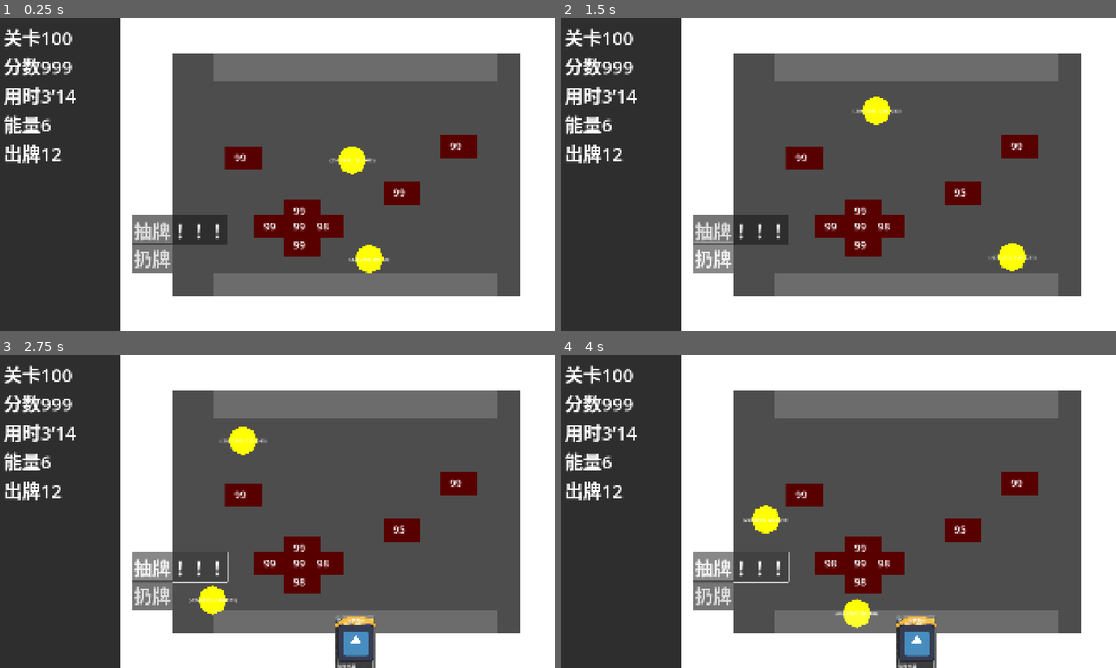
Above: before the commit, frames 1-4 (two rows, left to right).
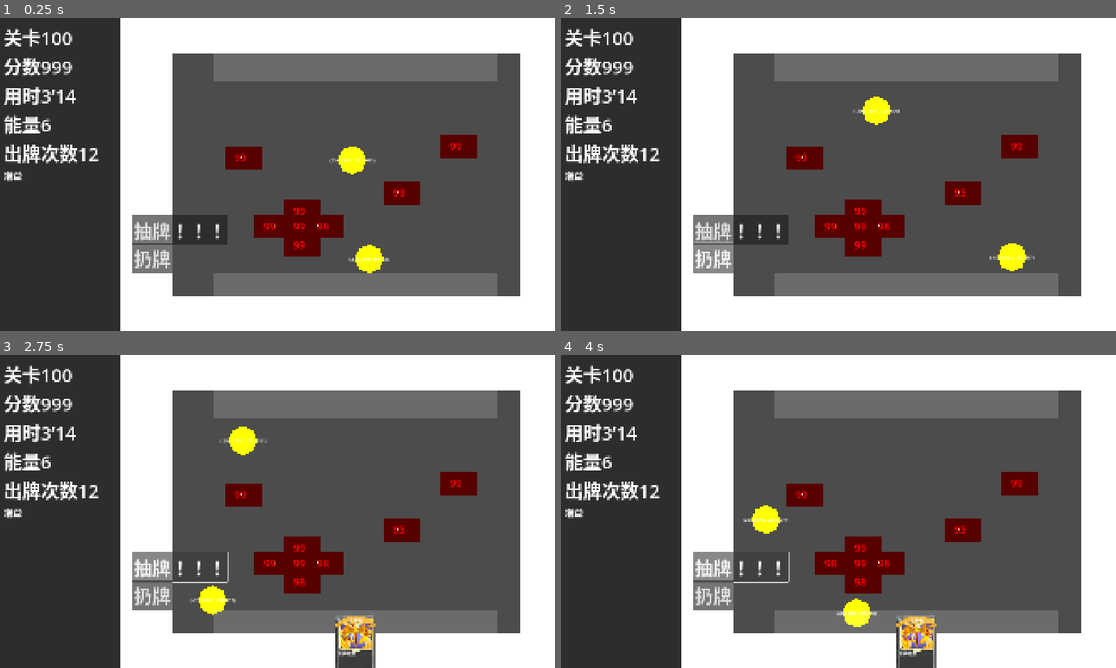
Above: after the commit, the same moments.

Repository: xixinsama/slay_the_brick
Game: Godot game, scene res://scenes/游戏主界面.tscn
The game is run twice, just before and just after one commit, with the same random seed, the same clock (stepped at 60 frames per second) and the same inputs. The project has no main scene, so this scene is started directly. The engine's default icon, where the game draws it, is replaced by a stand-in: a white triangle on a blue panel in a dark square.
Inputs:
- Up to frame 1 (0.25 s): no input
- Up to frame 2 (1.5 s): click "抽牌！！！" at 0.5 s; click "扔牌" at 1.25 s
- Up to frame 3 (2.75 s): click "抽牌！！！" at 2 s
- Up to frame 4 (4 s): click "扔牌" at 2.75 s; click "抽牌！！！" at 3.5 s

The runs differ from the first frame. In frame 1, 0.8% of the frame differs, in the area x 0-84%, y 39-82%; in frame 2, 0.9%; in frame 3, 1.6%, in the area x 0-84%, y 26-100%; in frame 4, 1.6%.

Commit message:
还在构思执行器

Diff:
--- a/project.godot
+++ b/project.godot
@@ -38,3 +38,7 @@
 2d_physics/layer_1="墙wall"
 2d_physics/layer_2="砖块brick"
 2d_physics/layer_3="小球ball"
+
+[rendering]
+
+viewport/hdr_2d=true
--- a/resources/card/card_base.gd
+++ b/resources/card/card_base.gd
@@ -11,3 +11,9 @@
 func apply_effect(game_manager: Node) -> void:
 	var effect = effect_script.new()
 	effect.execute(game_manager)
+
+var card_list: Dictionary = {
+	"id": 0001,
+	CardBase: "res://resources/card/card_message/0001.tres"
+
+}
--- a/resources/card/card_blank.gd
+++ b/resources/card/card_blank.gd
@@ -6,9 +6,26 @@
 @onready var card_face: TextureRect = $MarginContainer/VBoxContainer/CardFace
 @onready var effect: Label = $MarginContainer/VBoxContainer/Effect
 
-const SIZE: Vector2 = Vector2(135, 216)
-@export var card_data: CardBase
+const SIZE: Vector2 = Vector2(135, 216) ## 由hand脚本使用
+var card_data: CardBase
+
+# 拖拽控制变量
 var original_position: Vector2
+var original_parent: Node
+var is_draggable: bool = true  # 是否允许拖拽
+var drag_offset: Vector2  # 拖拽偏移量
+
+# 动画相关变量
+var hover_tween: Tween
+var unhover_tween: Tween
+const HOVER_SCALE := Vector2(1.05, 1.05)
+const HOVER_COLOR := Color(1.1, 1.1, 1.1)
+const ANIM_DURATION := 0.1
+var ROTATE: float = 0
+#const golbal_pos: Vector2 = Vector2(0, -30)
+#var pos_now: Vector2 = Vector2.ZERO
+var tween_times: int = 0
+signal reset_tween ## 重置补间动画，修复中断错误
 
 func init_card() -> bool:
 	if card_data:
@@ -19,12 +36,66 @@
 		return true
 	else: return false
 
-func _get_drag_data(_pos):
-	set_drag_preview(_create_preview())
-	return self
+func _get_drag_data(pos):
+	if not is_draggable:
+		return null
+	# 计算鼠标在卡牌内的相对偏移（基于卡牌坐标系）
+	drag_offset = pos
+	# 保存原始状态
+	original_position = global_position
+	original_parent = get_parent()
+	# 创建预览
+	var preview = _create_preview()
+	set_drag_preview(preview[0])
+	# 半透明效果
+	modulate.a = 0.5
+	z_index = 1
+	# 返回包含卡牌和偏移量的字典
+	return {
+		"card": self,
+		"offset": drag_offset
+	}
 
 func _create_preview():
-	var preview = TextureRect.new()
-	preview.texture = card_face.texture
-	preview.size = size
-	return preview
+	var preview = self.duplicate()
+	# 创建偏移控制容器
+	var offset_container = Control.new()
+	offset_container.add_child(preview)
+	preview.position = -drag_offset  # 偏移预览位置
+	return [offset_container, preview.card_data]
+
+func _on_mouse_entered() -> void:
+	# 取消之前的动画
+	if hover_tween:
+		hover_tween.kill()
+	ROTATE = rotation_degrees
+#	pos_now = global_position
+	tween_times += 1
+	if tween_times == 50:
+		reset_tween.emit()
+		tween_times = 0
+	# 创建新的悬停动画
+	hover_tween = create_tween().set_trans(Tween.TRANS_SINE).set_ease(Tween.EASE_OUT)
+	hover_tween.tween_property(self, "scale", HOVER_SCALE, ANIM_DURATION)
+	hover_tween.parallel().tween_property(self, "rotation_degrees", 0, ANIM_DURATION)
+	#hover_tween.parallel().tween_property(self, "global_position", pos_now+golbal_pos, ANIM_DURATION)
+	hover_tween.parallel().tween_property(self, "modulate", HOVER_COLOR, ANIM_DURATION)
+
+	# 提升层级避免被遮挡
+	z_index = 1
+
+func _on_mouse_exited() -> void:
+	# 取消之前的动画
+	if unhover_tween:
+		unhover_tween.kill()
+
+
+	# 创建新的恢复动画
+	unhover_tween = create_tween().set_trans(Tween.TRANS_SINE).set_ease(Tween.EASE_IN)
+	unhover_tween.tween_property(self, "scale", Vector2.ONE, ANIM_DURATION)
+	unhover_tween.parallel().tween_property(self, "rotation_degrees", ROTATE, ANIM_DURATION)
+	#unhover_tween.parallel().tween_property(self, "global_position", pos_now, ANIM_DURATION)
+	if modulate.a != 0.5:
+		unhover_tween.parallel().tween_property(self, "modulate", Color.WHITE, ANIM_DURATION)
+	# 恢复层级
+	z_index = 0
--- /dev/null
+++ b/resources/card/effect_base.gd
@@ -0,0 +1,9 @@
+## 卡牌效果虚类
+class_name EffectBase
+extends Resource
+
+# 定义上下文结构，传递所需数据
+var context: Dictionary
+
+func apply() -> void:
+	pass  # 子类重写具体逻辑
--- /dev/null
+++ b/resources/card/effects/加法增加伤害.gd
@@ -0,0 +1,7 @@
+## 对一个group的小球使用加法增加伤害
+extends EffectBase
+
+func apply() -> void:
+	var target = context.get("target")
+	var damage: int = context.get("damage")
+	target.take_damage(damage)
--- a/resources/hand_curve.tres
+++ b/resources/hand_curve.tres
@@ -2,5 +2,5 @@
 
 [resource]
 _limits = [0.0, 3.0, 0.0, 1.0]
-_data = [Vector2(0, 0), 0.0, 0.0, 0, 0, Vector2(0.25, 1.5), 0.0, 0.0, 0, 0, Vector2(0.5, 2.5), 0.0, 0.0, 0, 0, Vector2(0.75, 1.5), 0.0, 0.0, 0, 0, Vector2(1, 0.5), 0.0, 0.0, 0, 0]
+_data = [Vector2(0, 0), 0.0, 0.0, 0, 0, Vector2(0.25, 1.5), 13.3651, 13.3651, 0, 0, Vector2(0.501466, 3), 0.0, 0.0, 0, 0, Vector2(0.75, 1.5), -11.9743, -11.9743, 0, 0, Vector2(1, 0), 0.0, 0.0, 0, 0]
 point_count = 5
--- a/resources/rotation.tres
+++ b/resources/rotation.tres
@@ -2,5 +2,5 @@
 
 [resource]
 _limits = [-2.0, 2.0, 0.0, 1.0]
-_data = [Vector2(0, -2), 0.0, 0.0, 0, 0, Vector2(0.5, 0), 0.0, 0.0, 0, 0, Vector2(1, 2), 0.0, 0.0, 0, 0]
+_data = [Vector2(0, -2), 0.0, 0.0, 0, 0, Vector2(0.5, 0), 11.0976, 11.0976, 0, 0, Vector2(1, 2), 0.0, 0.0, 0, 0]
 point_count = 3
--- a/scenes/card_blank.tscn
+++ b/scenes/card_blank.tscn
@@ -1,14 +1,17 @@
-[gd_scene load_steps=4 format=3 uid="uid://baibnptdoli0b"]
+[gd_scene load_steps=3 format=3 uid="uid://baibnptdoli0b"]
 
 [ext_resource type="Script" uid="uid://dt87163oh3fep" path="res://resources/card/card_blank.gd" id="1_aqy1u"]
-[ext_resource type="Resource" uid="uid://cdv1r6iujco0x" path="res://resources/card/card_message/0001.tres" id="2_6odjf"]
 [ext_resource type="Texture2D" uid="uid://6raij44wklc2" path="res://resources/pic/frame.png" id="2_54ssu"]
 
 [node name="CardBlank" type="Control"]
 layout_mode = 3
 anchors_preset = 0
+offset_left = -67.0
+offset_top = -216.0
+offset_right = -67.0
+offset_bottom = -216.0
+pivot_offset = Vector2(67, 216)
 script = ExtResource("1_aqy1u")
-card_data = ExtResource("2_6odjf")
 
 [node name="Frame" type="TextureRect" parent="."]
 custom_minimum_size = Vector2(135, 216)
@@ -54,3 +57,6 @@
 layout_mode = 2
 size_flags_vertical = 3
 text = "卡牌效果"
+
+[connection signal="mouse_entered" from="." to="." method="_on_mouse_entered"]
+[connection signal="mouse_exited" from="." to="." method="_on_mouse_exited"]
--- a/scenes/游戏主界面.tscn
+++ b/scenes/游戏主界面.tscn
@@ -1,13 +1,19 @@
-[gd_scene load_steps=6 format=3 uid="uid://dc0de6uy47d7h"]
+[gd_scene load_steps=7 format=3 uid="uid://dc0de6uy47d7h"]
 
 [ext_resource type="PackedScene" uid="uid://dmjmjwiypp8j0" path="res://scenes/main.tscn" id="1_e40k4"]
 [ext_resource type="Script" uid="uid://bjre8ocnycv6r" path="res://scripts/游戏主界面.gd" id="1_n5jov"]
 [ext_resource type="Script" uid="uid://dnbet5sjbi5ty" path="res://scripts/hand.gd" id="2_mfxhu"]
 [ext_resource type="Curve" uid="uid://cjdq18wesjr7w" path="res://resources/hand_curve.tres" id="3_p26lg"]
 [ext_resource type="Curve" uid="uid://b7mx84xri38xi" path="res://resources/rotation.tres" id="4_44idb"]
+[ext_resource type="Script" uid="uid://3qxuwf1tbyj0" path="res://scripts/ready_queue.gd" id="6_0ityr"]
 
 [node name="main" type="Node2D"]
 script = ExtResource("1_n5jov")
+
+[node name="阶段管理员" type="Node" parent="."]
+
+[node name="world" parent="." instance=ExtResource("1_e40k4")]
+position = Vector2(420, 0)
 
 [node name="UI" type="CanvasLayer" parent="."]
 
@@ -52,7 +58,12 @@
 [node name="出牌次数" type="Label" parent="UI/leftPanel/MarginContainer/VBoxContainer"]
 layout_mode = 2
 theme_override_font_sizes/font_size = 64
-text = "出牌12"
+text = "出牌次数12"
+
+[node name="牌效果信息" type="Label" parent="UI/leftPanel/MarginContainer/VBoxContainer"]
+layout_mode = 2
+theme_override_font_sizes/font_size = 32
+text = "增益"
 
 [node name="手牌区" type="ColorRect" parent="UI"]
 custom_minimum_size = Vector2(980, 200)
@@ -67,10 +78,12 @@
 offset_bottom = -3.0
 grow_horizontal = 2
 grow_vertical = 0
+mouse_filter = 1
 color = Color(1, 1, 1, 0.176471)
 script = ExtResource("2_mfxhu")
 hand_curve = ExtResource("3_p26lg")
 rotation_curve = ExtResource("4_44idb")
+max_rotation_degrees = 5.0
 
 [node name="准备队列" type="ColorRect" parent="UI"]
 custom_minimum_size = Vector2(980, 220)
@@ -82,6 +95,7 @@
 offset_bottom = 220.0
 grow_horizontal = 2
 color = Color(1, 1, 1, 0.176471)
+script = ExtResource("6_0ityr")
 
 [node name="生成卡牌" type="Button" parent="UI"]
 offset_left = 461.0
@@ -99,17 +113,5 @@
 theme_override_font_sizes/font_size = 64
 text = "扔牌"
 
-[node name="GameViewportContainer" type="SubViewportContainer" parent="."]
-offset_left = 420.0
-offset_right = 2340.0
-offset_bottom = 1080.0
-
-[node name="GameViewport" type="SubViewport" parent="GameViewportContainer"]
-handle_input_locally = false
-size = Vector2i(1920, 1080)
-render_target_update_mode = 4
-
-[node name="world" parent="GameViewportContainer/GameViewport" instance=ExtResource("1_e40k4")]
-
 [connection signal="pressed" from="UI/生成卡牌" to="." method="_on_生成卡牌_pressed"]
 [connection signal="pressed" from="UI/清除卡牌" to="." method="_on_清除卡牌_pressed"]
--- a/scripts/componnets/game_manage.gd
+++ b/scripts/componnets/game_manage.gd
@@ -1,4 +1,5 @@
 ## 管理和存储游戏信息
+## 针对所有阶段
 extends Node
 
 ## 能否鼠标点方块
--- /dev/null
+++ b/scripts/gamedata_record.gd
@@ -0,0 +1,32 @@
+## 全局变量，记录游戏主场景的各种数值信息、
+## 针对于打牌阶段的效果施加到打砖块阶段
+extends Node
+
+var gold_points: int = 0 ## 游戏点数
+var lucky: float = 100.0 ## 幸运值
+var energy: int = 6 ## 能量
+var cardplay_num: int = 12 ## 出牌次数
+
+## 鼠标类
+var can_mouse: bool = true ## 能否鼠标点方块
+var mouse_click: int = 10 ## 鼠标点方块的伤害
+var mouse2points: float = 1.0 ## 鼠标点方块的积分转换效率
+
+## 球类
+var ball2points: float = 1.0 ## 球撞方块的积分转换效率
+## 红球
+var redball_damage: int = 1
+var redball_speed: float = 10
+var redball_radius: float = 10
+## 黄球
+var yellowball_damage: int = 1
+var yellowball_speed: float = 10
+var yellowball_radius: float = 10
+## 蓝球
+var blueball_damage: int = 1
+var blueball_speed: float = 10
+var blueball_radius: float = 10
+## 紫球
+var purpleball_damage: int = 1
+var purpleball_speed: float = 10
+var purpleball_radius: float = 10
--- a/scripts/hand.gd
+++ b/scripts/hand.gd
@@ -11,7 +11,7 @@
 @export var y_min: int = 20
 @export var y_max: int = -20
 
-
+## 生成卡
 func draw() -> void:
 	var new_card = CARD.instantiate()
 	#new_card.card_data = card_data
@@ -20,7 +20,7 @@
 	new_card.init_card()
 	_update_cards()
 
-
+## 删除卡
 func discard() -> void:
 	if get_child_count() < 1:
 		return
@@ -30,7 +30,7 @@
 	child.queue_free()
 	_update_cards()
 
-
+## 更新卡牌位置
 func _update_cards() -> void:
 	var cards := get_child_count()
 	var all_cards_size := Card.SIZE.x * cards + x_sep * (cards - 1)
@@ -56,3 +56,27 @@
 
 		card.position = Vector2(final_x, final_y)
 		card.rotation_degrees = max_rotation_degrees * rot_multiplier
+
+func _can_drop_data(_pos, data):
+	return data is Dictionary && data["card"] is Card
+
+func _drop_data(pos, data):
+	var card = data["card"]
+	var offset = data["offset"]
+
+	## 转换偏移量到全局坐标系
+	#var global_offset = card.get_global_transform().basis_xform(offset)
+	#
+	## 计算最终位置
+	#var target_pos = pos - global_offset
+	#
+	## 移动卡牌
+	card.original_parent.remove_child(card)
+	add_child(card)
+	#card.global_position = target_pos
+	#
+	## 重置卡牌状态
+	#card.modulate.a = 1.0
+	#card.z_index = 0
+
+	_update_cards()
--- /dev/null
+++ b/scripts/ready_queue.gd
@@ -0,0 +1,28 @@
+extends ColorRect
+
+var card_eneity: Array[Card]
+var card_list: Array[CardBase]
+
+
+func _can_drop_data(_pos, data):
+	return data is Dictionary && data["card"] is Card
+
+func _drop_data(pos, data):
+	var card: Card = data["card"]
+	var offset = data["offset"]
+
+	card.original_parent.remove_child(card)
+	add_child(card)
+	card_eneity.append(card)
+	card_list.append(card.card_data)
+	# 重置卡牌状态
+	card.modulate.a = 1.0
+	card.rotation = 0
+	card.z_index = 0
+	# 放置卡牌
+	_place_card()
+
+func _place_card():
+	for i in card_eneity.size():
+		card_eneity[i].global_position = position + Vector2(Card.SIZE.x * i, 0)
+		print(card_eneity[i].global_position)
--- a/scripts/游戏主界面.gd
+++ b/scripts/游戏主界面.gd
@@ -1,23 +1,12 @@
 extends Node2D
 
-@onready var game_viewport_container: SubViewportContainer = $GameViewportContainer
-@onready var game_viewport: SubViewport = $GameViewportContainer/GameViewport
+#@onready var game_viewport_container: SubViewportContainer = $GameViewportContainer
+#@onready var game_viewport: SubViewport = $GameViewportContainer/GameViewport
 @onready var 手牌区: Hand = $UI/手牌区
 
-func _input(event: InputEvent):
-	if event is InputEventMouseButton:
-		# 获取鼠标在 SubViewportContainer 中的坐标
-		var local_pos = game_viewport_container.get_local_mouse_position()
-
-		# 转换到 SubViewport 的坐标系
-		var viewport_transform = game_viewport.get_final_transform().affine_inverse()
-		var viewport_pos = viewport_transform * local_pos
-		print("鼠标左键", local_pos, viewport_pos)
-		# 复制并转发事件到子视口
-		var new_event = event.duplicate()
-		new_event.position = viewport_pos
-		game_viewport.push_input(new_event)
-
+func _ready() -> void:
+	var card = Card.new()
+	card.reset_tween.connect(手牌区._update_cards)
 
 func _on_生成卡牌_pressed() -> void:
 	手牌区.draw()
Not shown, added: resources/card/effect_base.gd.uid
Not shown, added: resources/card/effects/加法增加伤害.gd.uid
Not shown, added: scripts/gamedata_record.gd.uid
Not shown, added: scripts/ready_queue.gd.uid
